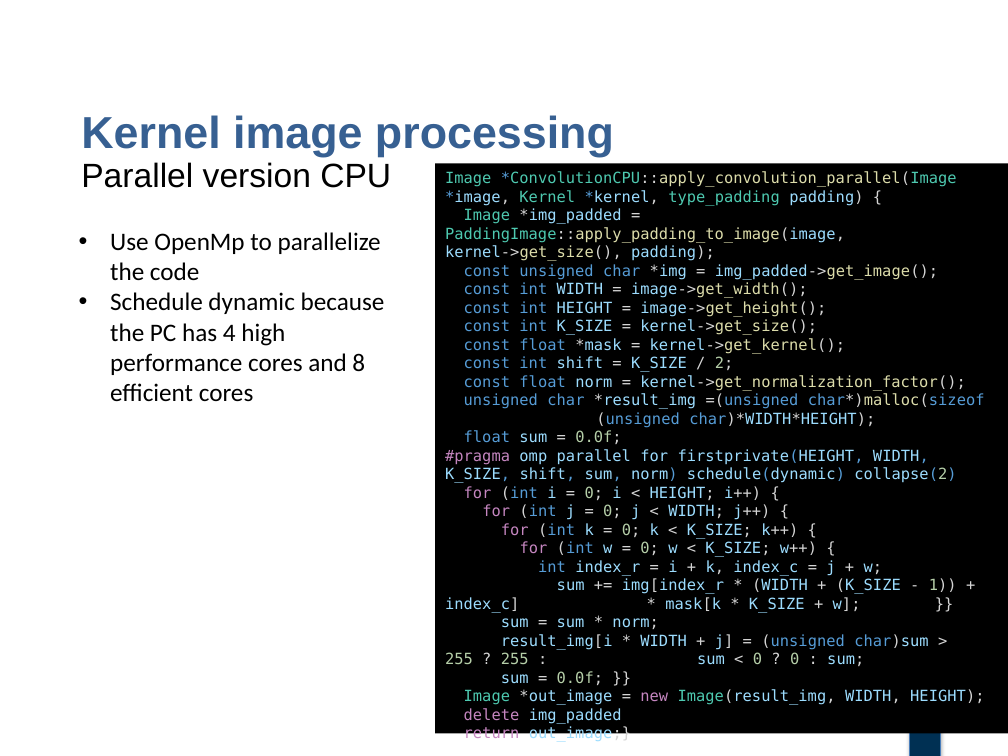
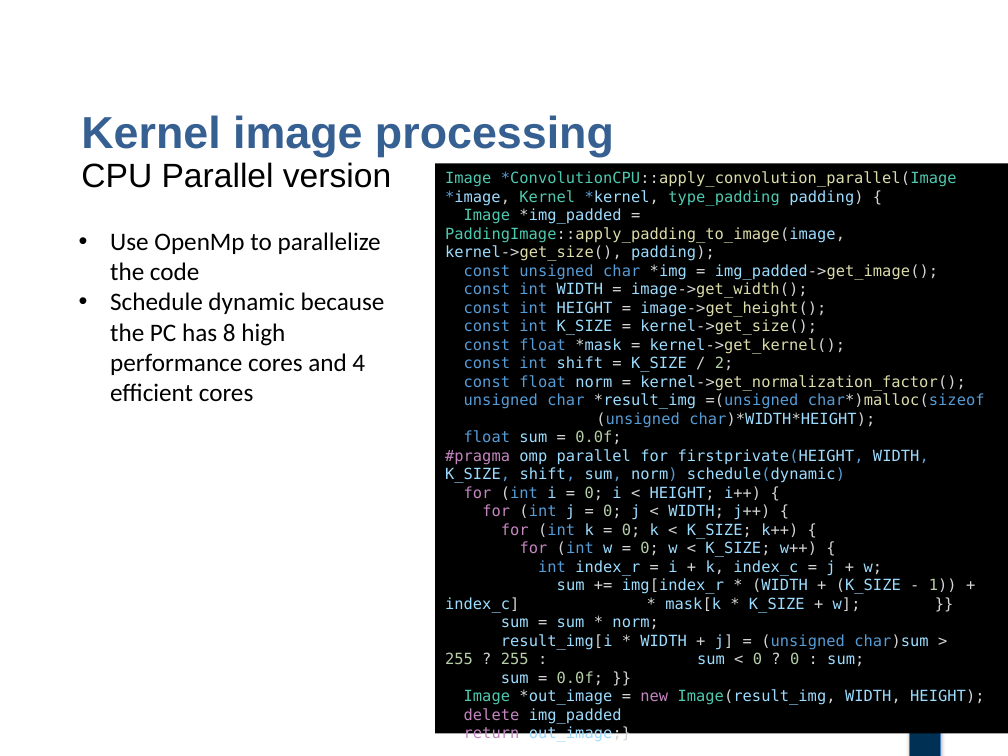
Before and after one commit to villifCoder559/KernelImageProcessing, a slide deck: slide 6 of project_report/kernel_image_processing_presentation.pptx. Drawn at 1008x756 pixels with LibreOffice and Linux fonts; fonts in the diff are those of the drawing; background and template pictures are left out. Boxes give left, top, right and bottom in pixels: in the first picture for what was removed or moved away, otherwise in the second. Text is boxed around its words. In the diff, an @@ line names an element or a change of style, - is before the commit and + after.

```diff
--- a/project_report/kernel_image_processing_presentation.pptx
+++ b/project_report/kernel_image_processing_presentation.pptx
@@ text at [81,162,391,188]: text changed @@
-Parallel version CPU
+CPU Parallel version
@@ text at [110,292,385,402]: text changed @@
-• Schedule dynamic because the PC has 4 high performance cores and 8 efficient cores
+• Schedule dynamic because the PC has 8 high performance cores and 4 efficient cores
@@ text in rectangle at [445,449,929,483]: text changed @@
-#pragma omp parallel for firstprivate(HEIGHT, WIDTH, K_SIZE, shift, sum, norm) schedule(dynamic) collapse(2)
+#pragma omp parallel for firstprivate(HEIGHT, WIDTH, K_SIZE, shift, sum, norm) schedule(dynamic)
```
Also in this commit, not shown: 14 other slides changed, 1 other file.
